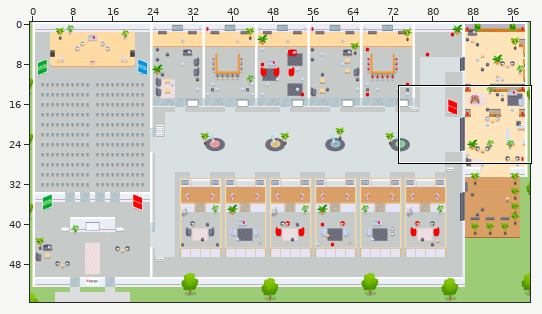
Tiled map (JSON), stored at map.tmj. Above, an overview of the earlier version with the close-up marked.
Close-up. Earlier state:
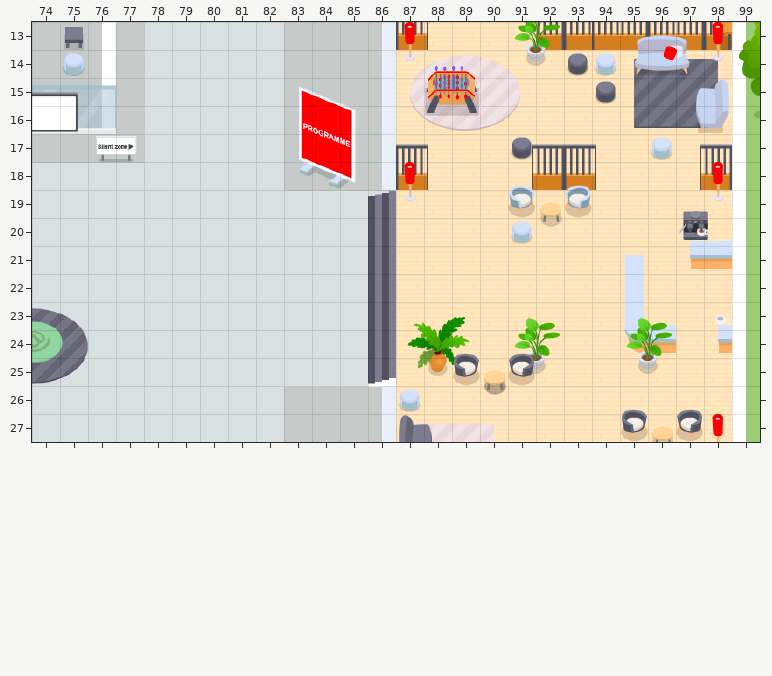
Cells are 32x32 px. Shown: x 74..99, y 13..27. The commit also changed other parts of the map, which this record leaves out. Tiles whose own drawing changed are shown in their newer look in all pictures.
After the commit:
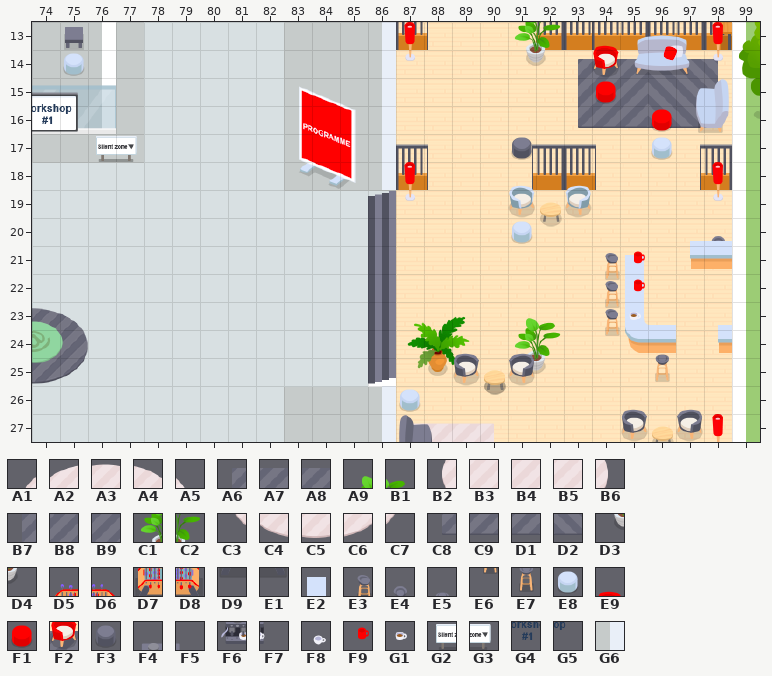
Key: from "Flat_Office": A1 0, A2 1, A3 2, A4 3, A5 4, A6 5, A7 6, A8 7, A9 26, B1 27, B2 64, B3 65, B4 66, B5 67, B6 68, B7 69, B8 70, B9 71, C1 90, C2 91, C3 128, C4 129, C5 130, C6 131, C7 132, C8 133, C9 134, D1 135, D2 135 flipped left-right, D3 154, D4 155, D5 213, D6 214, D7 277, D8 278, D9 341, E1 342, E2 391 flipped left-right, E3 407, E4 408, E5 409, E6 471, E7 473, E8 647, E9 709, F1 711, F2 773, F3 775, F4 844, F5 845, F6 908, F7 909, F8 911, F9 973, G1 974, G2 1353, G3 1418, G4 2241, G5 2242; from "WA_Special_Zones": G6 2.
__ is an empty cell, .. an unchanged one.
See-through tiles are keyed as they look on the map.
Difference:
--- layer "collisions"
@@ x 88..89 @@
-15 G6 G6
+15 __ __
@@ x 95..96 @@
-22 __ ..
-23 __ ..
-24 __ __
-25 G6 G6
+22 G6 ..
+23 G6 ..
+24 G6 G6
+25 __ __
--- layer "floor/floor2"
@@ x 87..96 @@
-14 A1 A2 A3 A4 A5 .. __ __ A6 ..
-15 B2 B3 B4 B5 B6 .. __ __ B7 ..
-16 C3 C4 C5 C6 C7 .. __ __ C8 C9
+14 __ __ __ __ __ .. A6 A7 A8 ..
+15 __ __ __ __ __ .. B7 B8 B9 ..
+16 __ __ __ __ __ .. C8 C9 D1 D2
--- layer "furniture/furniture1"
@@ x 93..96 @@
-13 .. __ .. ..
-14 F3 E8 .. ..
-15 .. F3 .. ..
-16 .. .. .. __
+13 .. E9 .. ..
+14 __ F2 .. ..
+15 .. F1 .. ..
+16 .. .. .. F1
@@ x 94..95 @@
-21 .. E2
-22 __ ..
-23 __ ..
+21 .. __
+22 E3 ..
+23 E6 ..
--- layer "furniture/furniture2"
@@ x 76..89 @@
-15 .. .. .. .. .. .. .. .. .. .. .. .. D7 D8
-16 .. .. .. .. .. .. .. .. .. .. .. .. D9 E1
-17 __ __ .. .. .. .. .. .. .. .. .. .. .. ..
+15 .. .. .. .. .. .. .. .. .. .. .. .. __ __
+16 .. .. .. .. .. .. .. .. .. .. .. .. __ __
+17 G2 G3 .. .. .. .. .. .. .. .. .. .. .. ..
@@ x 94..98 @@
-20 .. .. .. .. __
-21 __ .. .. .. ..
-22 __ .. .. .. ..
-23 __ .. .. .. ..
-24 __ .. __ .. ..
-25 .. .. __ .. ..
+20 .. .. .. .. E4
+21 E3 .. .. .. ..
+22 E6 .. .. .. ..
+23 E3 .. .. .. ..
+24 E6 .. E5 .. ..
+25 .. .. E7 .. ..
--- layer "furniture/furniture3"
@@ x 95..96 @@
-23 A9 B1
-24 C1 C2
-25 D3 D4
+23 __ __
+24 __ __
+25 __ __
--- layer "above/above1"
@@ x 88..89 @@
-14 D5 D6
+14 __ __
@@ x 95..95 @@
-21 __
+21 E2
--- layer "above/above2"
@@ x 95..98 @@
-19 .. .. F4 F5
-20 .. .. F6 F7
-21 __ .. .. ..
-22 __ .. .. ..
-23 __ .. .. F8
+19 .. .. __ __
+20 .. .. __ __
+21 F9 .. .. ..
+22 F9 .. .. ..
+23 G1 .. .. __
--- layer "above/above3"
@@ x 74..75 @@
-16 __ __
+16 G4 G5
